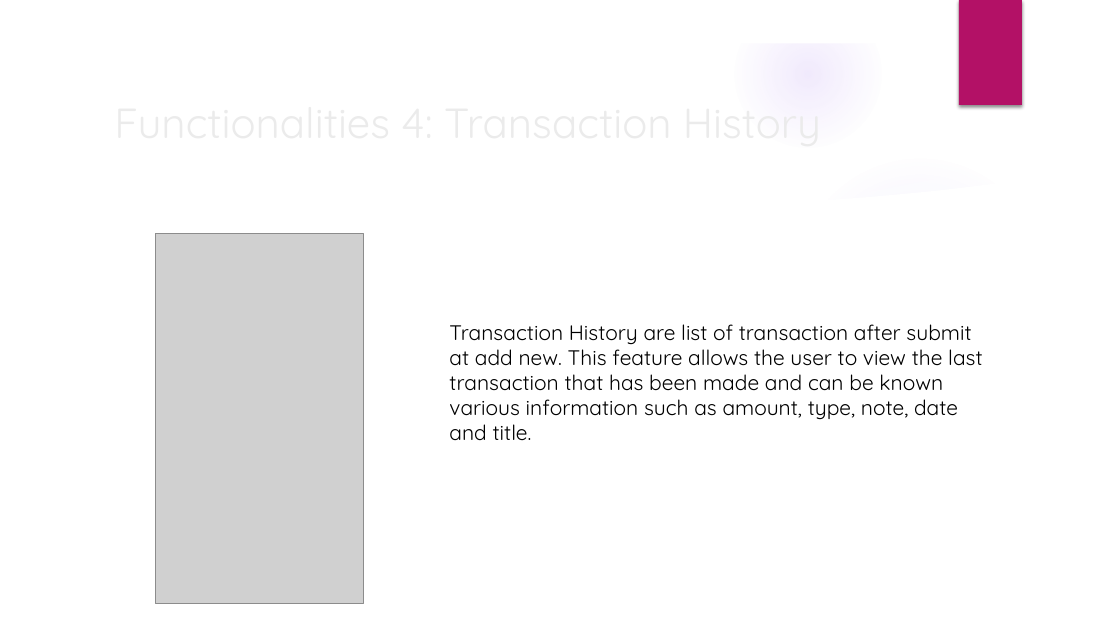
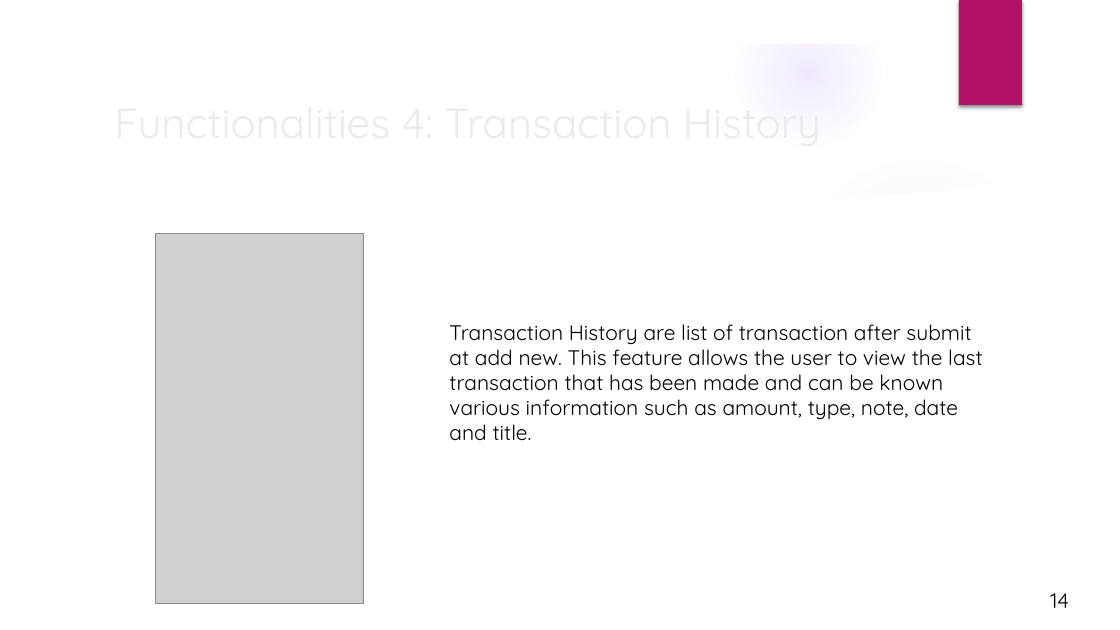
Before and after one commit to tyrand3/HCI-Budgeting, a slide deck: slide 16 of PPTHCiBudgeting.pptx (slide 11 before the commit). Drawn at 1120x630 pixels with LibreOffice and Linux fonts; fonts in the diff are those of the drawing; grey boxes stand for pictures; background and template pictures are left out. Boxes give left, top, right and bottom in pixels: in the first picture for what was removed or moved away, otherwise in the second. Text is boxed around its words. In the diff, an @@ line names an element or a change of style, - is before the commit and + after.

```diff
--- a/PPTHCiBudgeting.pptx
+++ b/PPTHCiBudgeting.pptx
@@ text added at [1050,593,1069,608], 18 pt, text #000000 @@
+14
```
Also in this commit, not shown: 19 other slides changed, 14 slides added, 5 other files.
